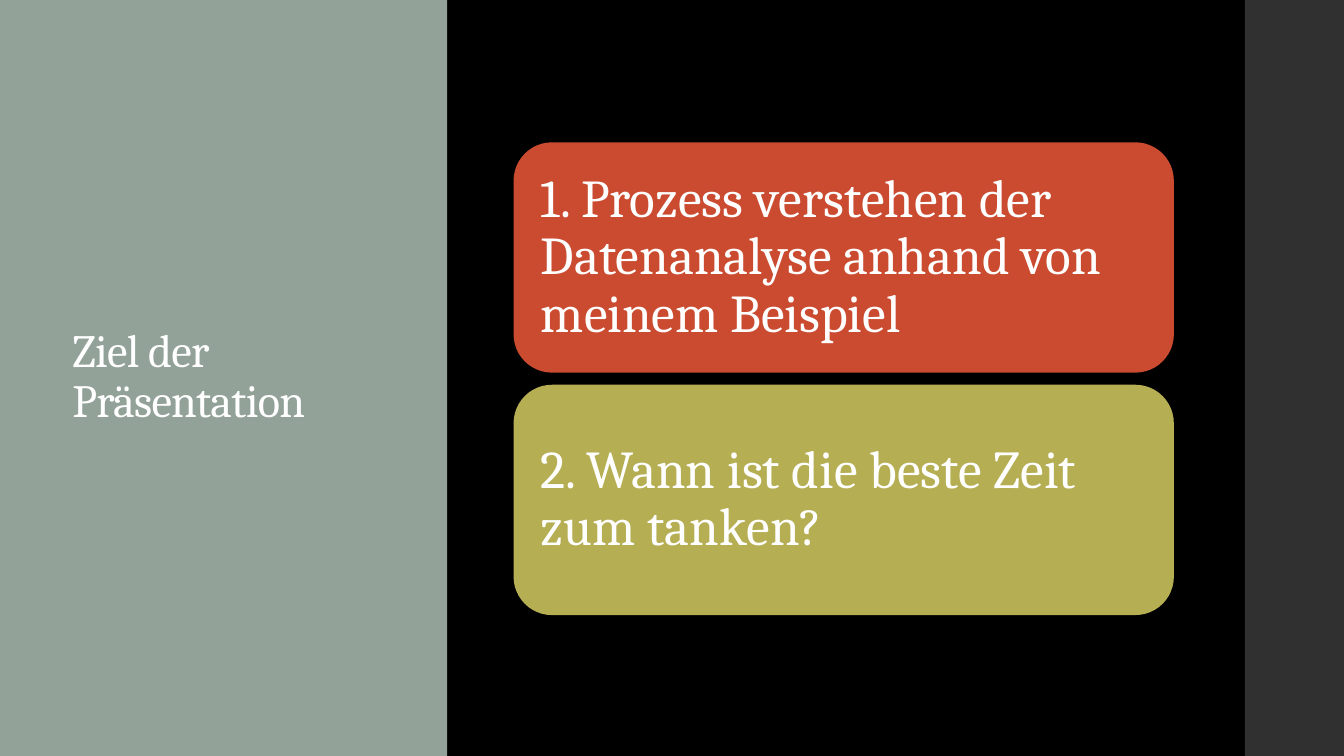
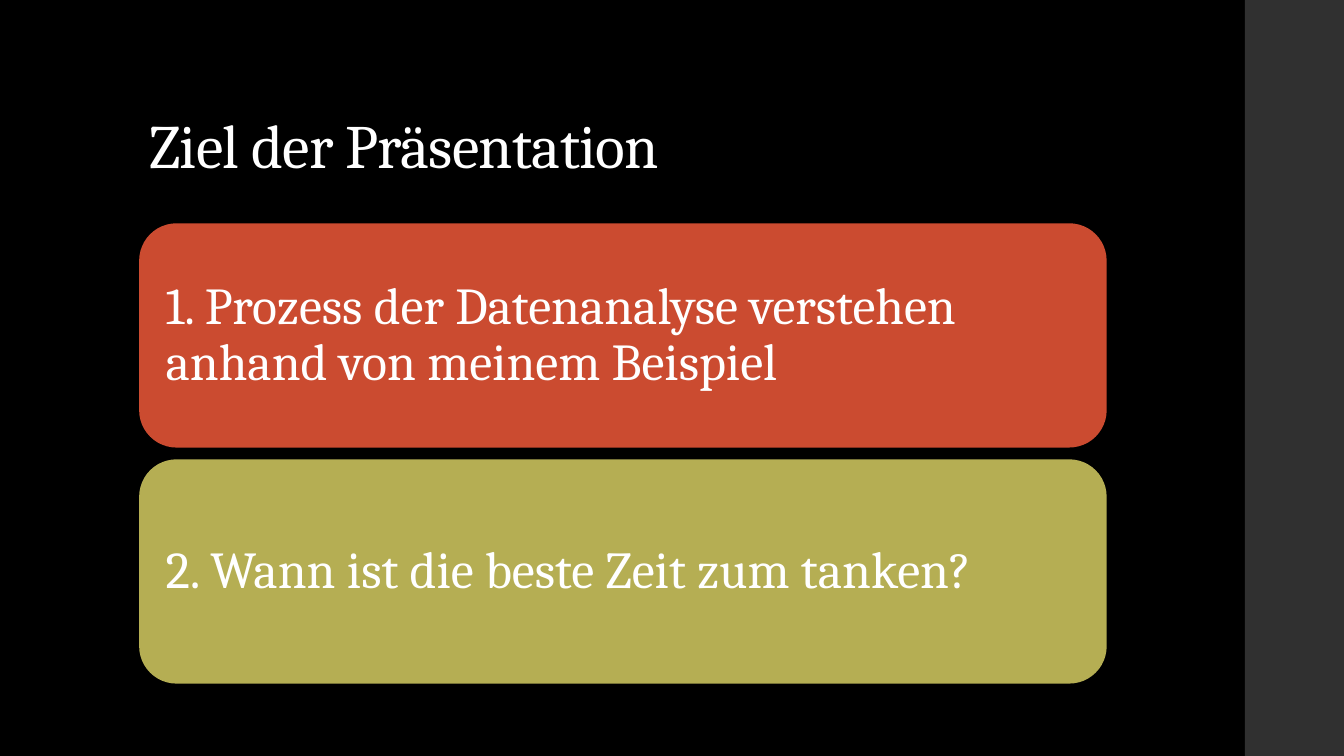
Before and after one commit to GermanPaul12/Benzinpreis-Analyse-Praaesentationskompetenz, a slide deck: slide 2 of Benzinpreis Analyse mit Python.pptx. Drawn at 1344x756 pixels with LibreOffice and Linux fonts; fonts in the diff are those of the drawing. Boxes give left, top, right and bottom in pixels: in the first picture for what was removed or moved away, otherwise in the second. Text is boxed around its words. In the diff, an @@ line names an element or a change of style, - is before the commit and + after.

```diff
--- a/Benzinpreis Analyse mit Python.pptx
+++ b/Benzinpreis Analyse mit Python.pptx
@@ rectangle removed at [0,0,448,756] @@
@@ title "Ziel der Präsentation": place and size @@
-title "Ziel der Präsentation" at [72,335,305,418]
+title "Ziel der Präsentation" at [149,125,659,169]
@@ title "Ziel der Präsentation" at [149,125,659,169]: size 33 to 44 pt; vertical alignment middle to bottom @@
@@ rounded rectangle: place and size @@
-rounded rectangle at [513,142,1174,373]
+rounded rectangle at [139,224,1107,449]
@@ text at [166,288,955,391]: text changed; size 38 to 37 pt @@
-1. Prozess verstehen der Datenanalyse anhand von meinem Beispiel
+1. Prozess der Datenanalyse verstehen anhand von meinem Beispiel
@@ rounded rectangle: place and size @@
-rounded rectangle at [513,385,1174,616]
+rounded rectangle at [139,460,1107,685]
@@ text "2. Wann ist die beste ...": place and size @@
-text "2. Wann ist die beste ..." at [541,451,1076,546]
+text "2. Wann ist die beste ..." at [166,552,971,589]
@@ text "2. Wann ist die beste ..." at [166,552,971,589]: size 38 to 37 pt @@
```
Also in this commit, not shown: 3 other slides changed, 3 other files.
